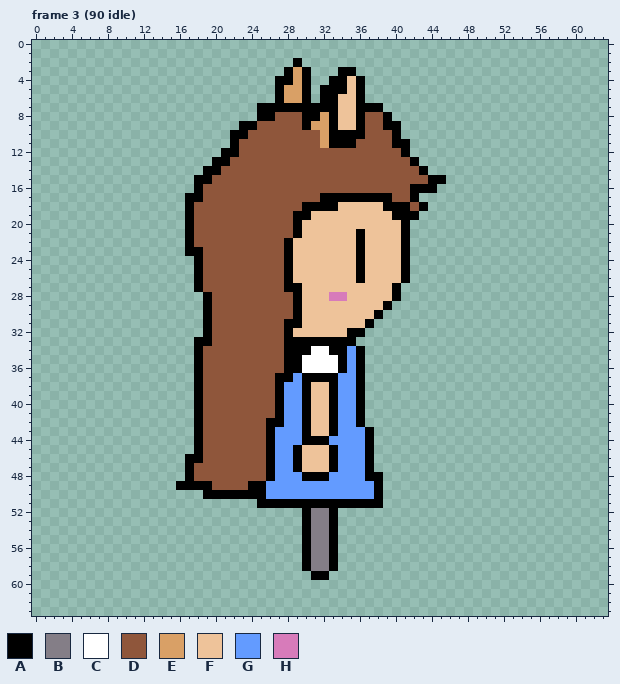
Pixel-art file: Assets/Sprites/180-Sadie.aseprite. Above is the file before it was changed.
64x64 pixels, 15 frames. Shown: frame 3 (90 idle). The commit also changed other frames, which this record leaves out.
Visible layers, top first: "0 ears", "0 hair front", "0 head", "0 torso", "0 hair back", "180 sadie", "90 head", "90 body".
Palette (. is transparent): A #000000  B #847e87  C #ffffff  D #8f563b  E #d9a066  F #eec39a  G #639bff  H #d77bba
Pixels before, frame 3 (90 idle) (only the part around the change), first column x 0:
 0 ................................................................
 1 ................................................................
 2 .............................A..................................
 3 ............................AEA...AA............................
 4 ...........................AAEA..AAFA...........................
 5 ...........................AEEA.AAAFA...........................
 6 ...........................AEEA.AAFFA...........................
 7 .........................AAAAAAAAAFFAAA.........................
 8 .........................AADDDAAEAFFADDA........................
 9 .......................AADDDDDAEEAFFADDAA.......................
10 ......................AADDDDDDDDEAAAADDDA.......................
11 ......................ADDDDDDDDDEAAADDDDAA......................
12 .....................AADDDDDDDDDDDDDDDDDDA......................
13 ....................AADDDDDDDDDDDDDDDDDDDDA.....................
14 ...................AADDDDDDDDDDDDDDDDDDDDDDA....................
15 ..................AADDDDDDDDDDDDDDDDDDDDDDDDAA..................
16 ..................ADDDDDDDDDDDDDDDDDDDDDDDAAA...................
17 .................AADDDDDDDDDDDDDAAAAAAAADDA.....................
18 .................ADDDDDDDDDDDDAAAAFFFFFAAADA....................
19 .................ADDDDDDDDDDDAAFFFFFFFFFAAA.....................
20 .................ADDDDDDDDDDDAFFFFFFFFFFFA......................
21 .................ADDDDDDDDDDDAFFFFFFAFFFFA......................
22 .................ADDDDDDDDDDAFFFFFFFAFFFFA......................
23 .................AADDDDDDDDDAFFFFFFFAFFFFA......................
24 ..................ADDDDDDDDDAFFFFFFFAFFFFA......................
25 ..................ADDDDDDDDDAFFFFFFFAFFFFA......................
26 ..................ADDDDDDDDDAFFFFFFFAFFFFA......................
27 ..................ADDDDDDDDDAAFFFFFFFFFFA.......................
28 ...................ADDDDDDDDDAFFFHHFFFFFA.......................
29 ...................ADDDDDDDDDAFFFFFFFFFA........................
30 ...................ADDDDDDDDDAFFFFFFFFA.........................
31 ...................ADDDDDDDDAAFFFFFFFA..........................
32 ...................ADDDDDDDDAFFFFFFAA...........................
33 ..................AADDDDDDDDAAAAAAAA............................
34 ..................ADDDDDDDDDAAACCAAGA...........................
35 ..................ADDDDDDDDDAACCCCAGA...........................
36 ..................ADDDDDDDDDAACCCCAGA...........................
37 ..................ADDDDDDDDAAGAAAAGGA...........................
38 ..................ADDDDDDDDAGGAFFAGGA...........................
39 ..................ADDDDDDDDAGGAFFAGGA...........................
40 ..................ADDDDDDDDAGGAFFAGGA...........................
41 ..................ADDDDDDDDAGGAFFAGGA...........................
42 ..................ADDDDDDDAAGGAFFAGGA...........................
43 ..................ADDDDDDDAGGGAFFAGGGA..........................
44 ..................ADDDDDDDAGGGAAAGGGGA..........................
45 ..................ADDDDDDDAGGAFFFAGGGA..........................
46 .................AADDDDDDDAGGAFFFAGGGA..........................
47 .................ADDDDDDDDAGGAFFFAGGGA..........................
48 .................ADDDDDDDDAGGGAAAGGGGAA.........................
49 ................AAAADDDDAAGGGGGGGGGGGGA.........................
50 ...................AAAAAAAGGGGGGGGGGGGA.........................
51 .........................AAAAAAAAAAAAAA.........................
52 ..............................ABBA..............................
53 ..............................ABBA..............................
54 ..............................ABBA..............................
55 ..............................ABBA..............................
56 ..............................ABBA..............................
57 ..............................ABBA..............................
58 ..............................ABBA..............................
59 ...............................AA...............................
60 ................................................................
61 ................................................................
62 ................................................................
63 ................................................................
The same view after the edit:
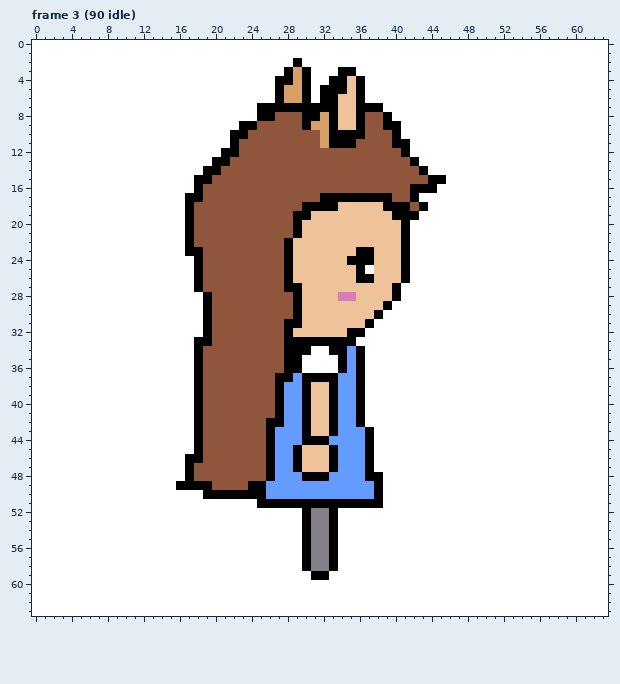
The exact change:
layer "background" now shown
Frame 3 (90 idle), layers "90 head", "background":
y 0..1: x 0..63 ................................................................ -> CCCCCCCCCCCCCCCCCCCCCCCCCCCCCCCCCCCCCCCCCCCCCCCCCCCCCCCCCCCCCCCC
y 2: x 0..28 ............................. -> CCCCCCCCCCCCCCCCCCCCCCCCCCCCC; x 30..63 .................................. -> CCCCCCCCCCCCCCCCCCCCCCCCCCCCCCCCCC
y 3: x 0..27 ............................ -> CCCCCCCCCCCCCCCCCCCCCCCCCCCC; x 31..33 ... -> CCC; x 36..63 ............................ -> CCCCCCCCCCCCCCCCCCCCCCCCCCCC
y 4: x 0..26 ........................... -> CCCCCCCCCCCCCCCCCCCCCCCCCCC; x 31..32 .. -> CC; x 37..63 ........................... -> CCCCCCCCCCCCCCCCCCCCCCCCCCC
y 5..6: x 0..26 ........................... -> CCCCCCCCCCCCCCCCCCCCCCCCCCC; x 31 . -> C; x 37..63 ........................... -> CCCCCCCCCCCCCCCCCCCCCCCCCCC
y 7: x 0..24 ......................... -> CCCCCCCCCCCCCCCCCCCCCCCCC; x 39..63 ......................... -> CCCCCCCCCCCCCCCCCCCCCCCCC
y 8: x 0..24 ......................... -> CCCCCCCCCCCCCCCCCCCCCCCCC; x 40..63 ........................ -> CCCCCCCCCCCCCCCCCCCCCCCC
y 9: x 0..22 ....................... -> CCCCCCCCCCCCCCCCCCCCCCC; x 41..63 ....................... -> CCCCCCCCCCCCCCCCCCCCCCC
y 10: x 0..21 ...................... -> CCCCCCCCCCCCCCCCCCCCCC; x 41..63 ....................... -> CCCCCCCCCCCCCCCCCCCCCCC
y 11: x 0..21 ...................... -> CCCCCCCCCCCCCCCCCCCCCC; x 42..63 ...................... -> CCCCCCCCCCCCCCCCCCCCCC
y 12: x 0..20 ..................... -> CCCCCCCCCCCCCCCCCCCCC; x 42..63 ...................... -> CCCCCCCCCCCCCCCCCCCCCC
y 13: x 0..19 .................... -> CCCCCCCCCCCCCCCCCCCC; x 43..63 ..................... -> CCCCCCCCCCCCCCCCCCCCC
y 14: x 0..18 ................... -> CCCCCCCCCCCCCCCCCCC; x 44..63 .................... -> CCCCCCCCCCCCCCCCCCCC
y 15: x 0..17 .................. -> CCCCCCCCCCCCCCCCCC; x 46..63 .................. -> CCCCCCCCCCCCCCCCCC
y 16: x 0..17 .................. -> CCCCCCCCCCCCCCCCCC; x 45..63 ................... -> CCCCCCCCCCCCCCCCCCC
y 17: x 0..16 ................. -> CCCCCCCCCCCCCCCCC; x 43..63 ..................... -> CCCCCCCCCCCCCCCCCCCCC
y 18: x 0..16 ................. -> CCCCCCCCCCCCCCCCC; x 44..63 .................... -> CCCCCCCCCCCCCCCCCCCC
y 19: x 0..16 ................. -> CCCCCCCCCCCCCCCCC; x 43..63 ..................... -> CCCCCCCCCCCCCCCCCCCCC
y 20: x 0..16 ................. -> CCCCCCCCCCCCCCCCC; x 42..63 ...................... -> CCCCCCCCCCCCCCCCCCCCCC
y 21..22: x 0..16 ................. -> CCCCCCCCCCCCCCCCC; x 36 A -> F; x 42..63 ...................... -> CCCCCCCCCCCCCCCCCCCCCC
y 23: x 0..16 ................. -> CCCCCCCCCCCCCCCCC; x 37 F -> A; x 42..63 ...................... -> CCCCCCCCCCCCCCCCCCCCCC
y 24: x 0..17 .................. -> CCCCCCCCCCCCCCCCCC; x 35 F -> A; x 37 F -> A; x 42..63 ...................... -> CCCCCCCCCCCCCCCCCCCCCC
y 25: x 0..17 .................. -> CCCCCCCCCCCCCCCCCC; x 37 F -> C; x 42..63 ...................... -> CCCCCCCCCCCCCCCCCCCCCC
y 26: x 0..17 .................. -> CCCCCCCCCCCCCCCCCC; x 37 F -> A; x 42..63 ...................... -> CCCCCCCCCCCCCCCCCCCCCC
y 27: x 0..17 .................. -> CCCCCCCCCCCCCCCCCC; x 41..63 ....................... -> CCCCCCCCCCCCCCCCCCCCCCC
y 28: x 0..18 ................... -> CCCCCCCCCCCCCCCCCCC; x 33 H -> F; x 35 F -> H; x 41..63 ....................... -> CCCCCCCCCCCCCCCCCCCCCCC
y 29: x 0..18 ................... -> CCCCCCCCCCCCCCCCCCC; x 40..63 ........................ -> CCCCCCCCCCCCCCCCCCCCCCCC
y 30: x 0..18 ................... -> CCCCCCCCCCCCCCCCCCC; x 39..63 ......................... -> CCCCCCCCCCCCCCCCCCCCCCCCC
y 31: x 0..18 ................... -> CCCCCCCCCCCCCCCCCCC; x 38..63 .......................... -> CCCCCCCCCCCCCCCCCCCCCCCCCC
y 32: x 0..18 ................... -> CCCCCCCCCCCCCCCCCCC; x 37..63 ........................... -> CCCCCCCCCCCCCCCCCCCCCCCCCCC
y 33: x 0..17 .................. -> CCCCCCCCCCCCCCCCCC; x 36..63 ............................ -> CCCCCCCCCCCCCCCCCCCCCCCCCCCC
y 34..42: x 0..17 .................. -> CCCCCCCCCCCCCCCCCC; x 37..63 ........................... -> CCCCCCCCCCCCCCCCCCCCCCCCCCC
y 43..45: x 0..17 .................. -> CCCCCCCCCCCCCCCCCC; x 38..63 .......................... -> CCCCCCCCCCCCCCCCCCCCCCCCCC
y 46..47: x 0..16 ................. -> CCCCCCCCCCCCCCCCC; x 38..63 .......................... -> CCCCCCCCCCCCCCCCCCCCCCCCCC
y 48: x 0..16 ................. -> CCCCCCCCCCCCCCCCC; x 39..63 ......................... -> CCCCCCCCCCCCCCCCCCCCCCCCC
y 49: x 0..15 ................ -> CCCCCCCCCCCCCCCC; x 39..63 ......................... -> CCCCCCCCCCCCCCCCCCCCCCCCC
y 50: x 0..18 ................... -> CCCCCCCCCCCCCCCCCCC; x 39..63 ......................... -> CCCCCCCCCCCCCCCCCCCCCCCCC
y 51: x 0..24 ......................... -> CCCCCCCCCCCCCCCCCCCCCCCCC; x 39..63 ......................... -> CCCCCCCCCCCCCCCCCCCCCCCCC
y 52..58: x 0..29 .............................. -> CCCCCCCCCCCCCCCCCCCCCCCCCCCCCC; x 34..63 .............................. -> CCCCCCCCCCCCCCCCCCCCCCCCCCCCCC
y 59: x 0..30 ............................... -> CCCCCCCCCCCCCCCCCCCCCCCCCCCCCCC; x 33..63 ............................... -> CCCCCCCCCCCCCCCCCCCCCCCCCCCCCCC
y 60..63: x 0..63 ................................................................ -> CCCCCCCCCCCCCCCCCCCCCCCCCCCCCCCCCCCCCCCCCCCCCCCCCCCCCCCCCCCCCCCC
